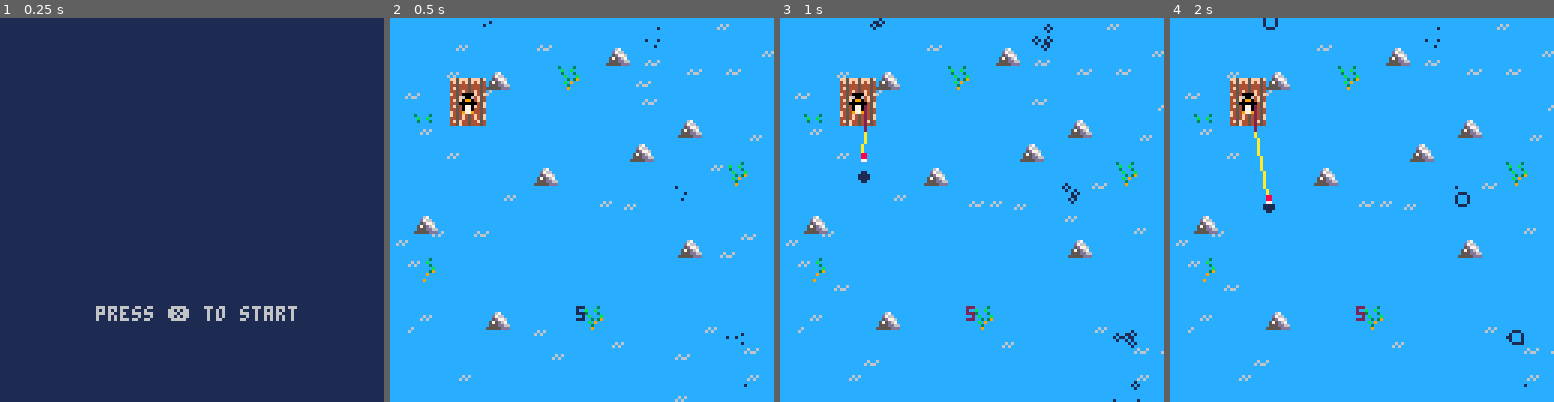
Above: before the commit, frames 1-4 (left to right).
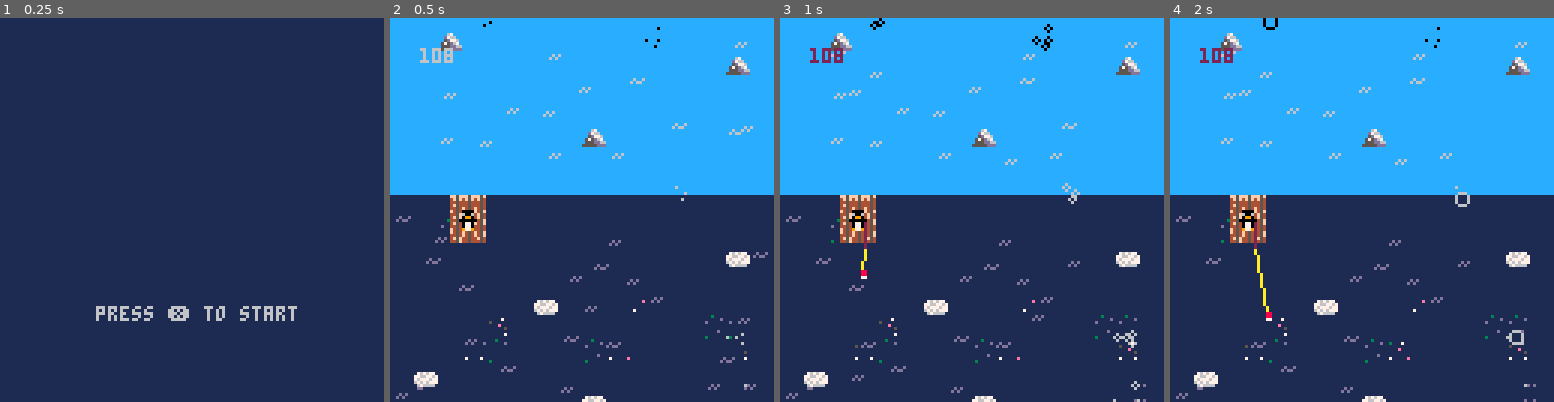
Above: after the commit, the same moments.

Repository: camirmas/carts
Game: PICO-8 cartridge projects/jam.p8
Same seed, same stepped clock (60 frames per second), same inputs: the game is played once before the commit and once after it.
Inputs:
- Up to frame 1 (0.25 s): no input
- Up to frame 2 (0.5 s): tap X (X key) at 0.33 s
- Up to frame 3 (1 s): tap O (Z key) at 0.7 s
- Up to frame 4 (2 s): tap X (X key) at 1.07, 1.85 s; hold Right from 1.6 s (still down); tap O (Z key) at 1.7 s

Frame 1 is identical in both runs. In frame 2, 58% of the frame differs, in the area x 0-100%, y 0-100%; in frame 3, 58%; in frame 4, 58%.

Commit message:
Update map + map loading

Diff:
--- a/projects/jam.p8
+++ b/projects/jam.p8
@@ -11,7 +11,10 @@
 k_down=3
 k_O = 4
 k_X = 5
-k_rock = 19
+k_rock_start = 19
+k_rock_ice = 50
+k_rocks = {k_rock_start, k_rock_ice}
+k_ice_block = 49
 k_hook = 11 -- soon to have more
 k_alert = 21
 
@@ -110,18 +113,27 @@
 -- map regions
 regions = {
 	start = {
+		id = 1,
 		fish = {fish.bass, fish.salmon},
 		junk = {junk.metal, junk.wood}
 	},
-	island = 1,
-	ice = 2,
-	junk = 3
+	island = {
+		id = 2
+	},
+	ice = {
+		id = 3,
+		fish = {fish.salmon},
+		junk = {junk.metal}
+	},
+	junk = {
+		id = 4
+	}
 }
 
 function get_region(x, y)
     -- Define the quadrant boundaries
     local half_width = 128 * 8 / 2
-    local half_height = 32 * 8 / 2
+    local half_height = 64 * 8 / 2
 
     -- Determine the quadrant based on x, y location
     if x < half_width and y < half_height then
@@ -227,11 +239,22 @@
 
 function create_waves()
 	for i=1,n_waves do
-		local k = rnd() > .5 and 17 or 18
+		local x = cam.x + flr(rnd(128))
+		local y = cam.y + flr(rnd(128))
+		local r = get_region(x, y)
+
+		local k
+		if (r == regions.start) then
+			k = rnd() > .5 and 17 or 18
+		elseif (r == regions.ice) then
+			k =  rnd() > .5 and 51 or 52
+		end
+
 		local wave = {
-			x = cam.x + flr(rnd(128)),
-			y = cam.y + flr(rnd(128)),
+			x = x,
+			y = y,
 			k = k,
+			region = r,
 			lifetime = rnd(30 * 2), -- sec @ 30fps
 			t = 0, -- time alive
 
@@ -249,7 +272,9 @@
 			end,
 
 			draw = function(self)
+				palt(12, true)
 				spr(self.k, self.x, self.y)
+				palt(12, false)
 			end,
 		}
 		add(waves, wave)
@@ -290,14 +315,15 @@
 
 
 function create_fishing_spot(x, y, is_junk)
-	x = x or (cam.x + flr(rnd(128)))
-	y = y or (cam.y + flr(rnd(128)))
+	x = (x or cam.x) + flr(rnd(128))
+	y = (y or cam.y) + flr(rnd(128))
+	local r = get_region(x, y)
 	local lifetime = rnd(30 * 20)
 
 	local spot = {
 		x = x,
 		y = y,
-		region = get_region(x, y),
+		region = r,
 		hitbox = {x=-8, y=-8, w=16, h=16},
 		t = lifetime, -- time remaining
 		time_to_bite = 0, -- time until bite
@@ -412,10 +438,12 @@
 	if (is_junk) return spot
 
 	local n_bubbles = max(3, flr(rnd(6)))
+
 	for i=1,n_bubbles do
 		local bubble = {
 			x = spot.x + 2 * gauss_rng(),
 			y = spot.y + 2 * gauss_rng(),
+			region = spot.region,
 			r_max = max(2, 2.7 * gauss_rng()),
 			dr = .1,
 			r = 0,
@@ -432,7 +460,14 @@
 			end,
 
 			draw = function(self)
-				circ(self.x, self.y, self.r, 1)
+				local col
+				if self.regions == regions.start then
+					col = 1
+				elseif self.region == regions.ice then
+					col = 6
+				end
+
+				circ(self.x, self.y, self.r, col)
 			end
 		}
 		add(spot.bubbles, bubble)
@@ -895,15 +930,30 @@
 end
 
 function create_rock(x, y)
-    local r = create_obs(x, y, k_rock)
-    r.hitbox = {x=1, y=3, w=7, h=5}
+	local r = get_region(x, y)
+
+	local k
+	if (r == regions.start) then
+		k = k_rock_start
+	elseif (r == regions.ice) then
+		k = k_rock_ice
+	end
+    local rock = create_obs(x, y, k)
+    rock.hitbox = {x=1, y=3, w=7, h=5}
+
+    return rock
+end
+
+function create_ice_block(x, y)
+    local r = create_obs(x, y, k_ice_block)
+    r.hitbox = {x=1, y=4, w=7, h=4}
 
     return r
 end
 
 function start_game()
 	states:update_state(states.game)
-	player = create_player(20, 20)
+	player = create_player(20, 32 * 8)
 	cam = {x=0, y=0}
 	backpack_ui = create_backpack_ui()
 
@@ -1118,8 +1168,8 @@
 
 			-- update camera based on player loc
 			cam = {
-				x = mid(0, player.x - 63 + 4, 16*8-1),
-				y = mid(0, player.y - 63 + 4, 16*8-1)
+				x = mid(0, player.x - 63 + 4, 128*8-1),
+				y = mid(0, player.y - 63 + 4, 32*8-1)
 			}
 
 			for wave in all(waves) do
@@ -1134,7 +1184,7 @@
 				part:update()
 			end
 
-			debug = "" .. #fishing_spots
+			debug = "" .. #objects
 			if (#waves < n_waves_max) create_waves()
 			if (#fishing_spots < n_fishing_spots) create_fishing_spots()
 			local spd = magnitude(player.spd.x, player.spd.y)
@@ -1142,6 +1192,7 @@
 		end,
 		_draw = function()
 			cls()
+			-- palt(0, true)
 			map()
 
 			camera(cam.x, cam.y)
@@ -1168,8 +1219,9 @@
 			if (backpack_ui.enabled) backpack_ui:draw()
 
 			-- debug = "missed: " .. missed
-
-			print(debug, (128-#debug*4)/2, 12*8)
+			-- debug = "" .. get_region(player.x, player.y).id
+
+			print(debug, cam.x + 10, cam.y + 10)
 		end
 	},
 	update_state = function(self, s)
@@ -1179,13 +1231,24 @@
 	end
 }
 
-function load_room()
+function contains(table, element)
+	for _, value in pairs(table) do
+		if value == element then
+			return true
+		end
+	end
+	return false
+end
+
+function load_map()
     -- TODO: load objects based on camera view
-    for x=1,15 do
-        for y=1,15 do
+    for x=1,128 do
+        for y=1,64 do
             local tile = mget(x, y)
-            if tile == k_rock then
+            if contains(k_rocks, tile) then
                 add(objects, create_rock(x*8, y*8))
+			elseif tile == k_ice_block then
+				add(objects, create_ice_block(x*8, y*8))
 			end
         end
     end
@@ -1195,7 +1258,7 @@
 
 function _init()
 	states:update_state(states.start)
-	load_room()
+	load_map()
 	-- music(0)
 end
 
@@ -1329,49 +1392,49 @@
 
 
 __gff__
-0000000000000000000000000000000000000001000000000000000000000000000000000000000000000000000000000000000000000000000000000000000000000000000000000000000000000000000000000000000000000000000000000000000000000000000000000000000000000000000000000000000000000000
+0000000000000000000000000000000000000001000000000000000000000000000000000000000000000000000000000001010000000000000000000000000000000000000000000000000000000000000000000000000000000000000000000000000000000000000000000000000000000000000000000000000000000000
 0000000000000000000000000000000000000000000000000000000000000000000000000000000000000000000000000000000000000000000000000000000000000000000000000000000000000000000000000000000000000000000000000000000000000000000000000000000000000000000000000000000000000000
 __map__
 0101010101010101010101010101010101010101010101010101010101010101010101010101010101010101010101010101010101010101010101010101010101010101010101010101010101010101010101010101010101010101010101010101010101010101010101010101010101010101010101010101010101010101
-0101010101010101011301010101010101010101010101010101010101010101010101010101010101010101010101010101010101010101010101010101010101010101010101010101010101010101010101010101010101010101010101010101010101010101010101010101010101010101010101010101010101010101
-0101010113010114010101010101010101010101010101010101010101010101010101010101010101010101010101010101010101010101010101010101010101010101010101010101010101010101010101010101010101010101010101010101010101010101010101010101010101010101010101010101010101010101
-0101010101010101010101010303010101010101010101010101010101010101010101010101010101010101010101010101010101010101010101010101010101010101010101010101010101010101010101010101010101010101010101010101010101010101010101010101010101010101010101010101010101010101
-0114010101010101010101011303010101010101010101010101010101010101010101010101010101010101010101010101010101010101010101010101010101010101010101010101010101010101010101010101010101010101010101010101010101010101010101010101010101010101010101010101010101010101
-0101010101010101010113010303010101010101010101010101010101010101010101010101010101010101010101010101010101010101010101010101010101010101010101010101010101010101010101010101010101010101010101010101010101010101010101010101010101010101010101010101010101010101
+0101010101010101011301010101010101010101010101010113010101010101010101010101010101010101130101010101010101131313010101010101010101010101010101010101010101010101010101010101010101010101010101010101010101010101010101010101010101010101010101010101010101010101
+0101010113010114010101010101010101010101010101010101010101010101010101011401010101010101010101010101010113010114130101010101010101010101010101010101010101010101010101010101010101010101010101010101010101010101010101010101010101010101010101010101010101010101
+0101010101010101010101010101010101010101010101010101010114010101130101010101010101010101010101010101011301010101011301010101010101010101010101010101010101010101010101010101010101010101010101010101010101010101010101010101010101010101010101010101010101010101
+0114010101010101010101011301010101010101010101010101010101010101010101010101010101010101010101010101010113010101130101010101010101010101010101010101010101010101010101010101010101010101010101010101010101010101010101010101010101010101010101010101010101010101
+0101010101010101010101010101010101010101011301010101010101010101010101010101010101010114010101010101010101131313010101010101010101010101010101010101010101010101010101010101010101010101010101010101010101010101010101010101010101010101010101010101010101010101
 0101010101011301010101010101140101010101010101010101010101010101010101010101010101010101010101010101010101010101010101010101010101010101010101010101010101010101010101010101010101010101010101010101010101010101010101010101010101010101010101010101010101010101
 0101010101010101010101010101010101010101010101010101010101010101010101010101010101010101010101010101010101010101010101010101010101010101010101010101010101010101010101010101010101010101010101010101010101010101010101010101010101010101010101010101010101010101
-0113010101010101010101010101010101010101010101010101010101010101010101010101010101010101010101010101010101010101010101010101010101010101010101010101010101010101010101010101010101010101010101010101010101010101010101010101010101010101010101010101010101010101
-0101010101010101010101011301010101010101010101010101010101010101010101010101010101010101010101010101010101010101010101010101010101010101010101010101010101010101010101010101010101010101010101010101010101010101010101010101010101010101010101010101010101010101
-0114010101010101010101010101010101010101010101010101010101010101010101010101010101010101010101010101010101010101010101010101010101010101010101010101010101010101010101010101010101010101010101010101010101010101010101010101010101010101010101010101010101010101
+0113010101010101010101010101010101010101010101010101010101010101010114010101010101010101010101010101010101010101010101010101010101010101010101010101010101010101010101010101010101010101010101010101010101010101010101010101010101010101010101010101010101010101
+0101010101010101010101011301010101010101010101010101010101010101010101010101010101010101010101130113010101010101010101010101010101010101010101010101010101010101010101010101010101010101010101010101010101010101010101010101010101010101010101010101010101010101
+0114010101010101010101010101010101010101010101010101010101010101010101010101010101010101010101011301010101010101010101010101010101010101010101010101010101010101010101010101010101010101010101010101010101010101010101010101010101010101010101010101010101010101
+0101010101010101010101010101010101010101010101011401010101130101010101010101011301010101010101010101010114010101010101010101010101010101010101010101010101010101010101010101010101010101010101010101010101010101010101010101010101010101010101010101010101010101
+0101010113010101140101010101010101010101130101010101010101010101010101010101010101011401010101010101010101010101010101010101010101010101010101010101010101010101010101010101010101010101010101010101010101010101010101010101010101010101010101010101010101010101
 0101010101010101010101010101010101010101010101010101010101010101010101010101010101010101010101010101010101010101010101010101010101010101010101010101010101010101010101010101010101010101010101010101010101010101010101010101010101010101010101010101010101010101
-0101010113010101140101010101010101010101010101010101010101010101010101010101010101010101010101010101010101010101010101010101010101010101010101010101010101010101010101010101010101010101010101010101010101010101010101010101010101010101010101010101010101010101
+0101010101010101010101010101010101010101010101010101010101010101010114010101010101010101010101010101010101010101010101010101010101010101010101010101010101010101010101010101010101010101010101010101010101010101010101010101010101010101010101010101010101010101
+0101010101010101140101010113010101010101010101010101010101010101010101010101010101010101010101010101010101010101010101010101010101010101010101010101010101010101010101010101010101010101010101010101010101010101010101010101010101010101010101010101010101010101
+0101010101010101010101010101010101011401010101010113010101010101130101010101010101010101010101010101010101010101010101010101010101010101010101010101010101010101010101010101010101010101010101010101010101010101010101010101010101010101010101010101010101010101
+0101010101010101010101010101010101010101010101010101010101010101011301010101010101010101010101010101010101010101010101010101010101010101010101010101010101010101010101010101010101010101010101010101010101010101010101010101010101010101010101010101010101010101
+0101011301010101010101010101010101010101010101010101010101010101010101010101010101010113010101010101010113010113010101010101010101010101010101010101010101010101010101010101010101010101010101010101010101010101010101010101010101010101010101010101010101010101
+0101010101010101010101010101010101010101010101010101010114010101010101010101010101010101010101010101010101010101010101010101010101010101010101010101010101010101010101010101010101010101010101010101010101010101010101010101010101010101010101010101010101010101
+0101010101010101010101011301010101010101011301010101010101010101010101010101010101010101010101010101010101010101010101010101010101010101010101010101010101010101010101010101010101010101010101010101010101010101010101010101010101010101010101010101010101010101
+0114010101010101010101010101010101010101010101010101011301010101010101010101010101010101010101010101010101010101010101010101010101010101010101010101010101010101010101010101010101010101010101010101010101010101010101010101010101010101010101010101010101010101
+0101010101010101010101010101010114010101010101010101010101010101010113010101010101011401010101010101010101010101010101010101010101010101010101010101010101010101010101010101010101010101010101010101010101010101010101010101010101010101010101010101010101010101
+0101010101010101010101010101010101010101010101010101011401010101010101010101010101010101010101010101010101010101010101010101010101010101010101010101010101010101010101010101010101010101010101010101010101010101010101010101010101010101010101010101010101010101
+0101010101010101010101010101010101010101010101010101010101010101010101010101010101010101010101010101010101010101010114010101010101010101010101010101010101010101010101010101010101010101010101010101010101010101010101010101010101010101010101010101010101010101
+0101130101010101010101010101010101010101010101010101010101010101010101010101010101010101010101010101010101011301010101010101010101010101010101010101010101010101010101010101010101010101010101010101010101010101010101010101010101010101010101010101010101010101
+0101010101010101010101010101130101010101010101010101010101010101140101010101010101010101010101010101010101010101010101010101010101010101010101010101010101010101010101010101010101010101010101010101010101010101010101010101010101010101010101010101010101010101
+0101010101010101010101010101010101010101010101010101010101010101010101010101130101010101010101130101010101010101010101010101010101010101010101010101010101010101010101010101010101010101010101010101010101010101010101010101010101010101010101010101010101010101
+0101010101010101010101010101010101010101010101130101010101010101010101010101010101010101010101010101010101010101010101010101010101010101010101010101010101010101010101010101010101010101010101010101010101010101010101010101010101010101010101010101010101010101
+0101010101010101130101010101010101010101010101010101010101010101010101010101010101010101010101010101010101010101010101010101010101010101010101010101010101010101010101010101010101010101010101010101010101010101010101010101010101010101010101010101010101010101
+0101010101010101010101010101010101010101010101010101011301010101010101010101010101010101010101010101010101010101010101010101010101010101010101010101010101010101010101010101010101010101010101010101010101010101010101010101010101010101010101010101010101010101
 0101010101010101010101010101010101010101010101010101010101010101010101010101010101010101010101010101010101010101010101010101010101010101010101010101010101010101010101010101010101010101010101010101010101010101010101010101010101010101010101010101010101010101
-0101010101010101010101010101010101010101010101010101010101010101010101010101010101010101010101010101010101010101010101010101010101010101010101010101010101010101010101010101010101010101010101010101010101010101010101010101010101010101010101010101010101010101
-0101010101010101010101010101010101010101010101010101010101010101010101010101010101010101010101010101010101010101010101010101010101010101010101010101010101010101010101010101010101010101010101010101010101010101010101010101010101010101010101010101010101010101
-0101010101010101010101010101010101010101010101010101010101010101010101010101010101010101010101010101010101010101010101010101010101010101010101010101010101010101010101010101010101010101010101010101010101010101010101010101010101010101010101010101010101010101
-0101010101010101010101010101010101010101010101010101010101010101010101010101010101010101010101010101010101010101010101010101010101010101010101010101010101010101010101010101010101010101010101010101010101010101010101010101010101010101010101010101010101010101
-0101010101010101010101010101010101010101010101010101010101010101010101010101010101010101010101010101010101010101010101010101010101010101010101010101010101010101010101010101010101010101010101010101010101010101010101010101010101010101010101010101010101010101
-0101010101010101010101010101010101010101010101010101010101010101010101010101010101010101010101010101010101010101010101010101010101010101010101010101010101010101010101010101010101010101010101010101010101010101010101010101010101010101010101010101010101010101
-0101010101010101010101010101010101010101010101010101010101010101010101010101010101010101010101010101010101010101010101010101010101010101010101010101010101010101010101010101010101010101010101010101010101010101010101010101010101010101010101010101010101010101
-0101010101010101010101010101010101010101010101010101010101010101010101010101010101010101010101010101010101010101010101010101010101010101010101010101010101010101010101010101010101010101010101010101010101010101010101010101010101010101010101010101010101010101
-0101010101010101010101010101010101010101010101010101010101010101010101010101010101010101010101010101010101010101010101010101010101010101010101010101010101010101010101010101010101010101010101010101010101010101010101010101010101010101010101010101010101010101
-0101010101010101010101010101010101010101010101010101010101010101010101010101010101010101010101010101010101010101010101010101010101010101010101010101010101010101010101010101010101010101010101010101010101010101010101010101010101010101010101010101010101010101
-0101010101010101010101010101010101010101010101010101010101010101010101010101010101010101010101010101010101010101010101010101010101010101010101010101010101010101010101010101010101010101010101010101010101010101010101010101010101010101010101010101010101010101
-0101010101010101010101010101010101010101010101010101010101010101010101010101010101010101010101010101010101010101010101010101010101010101010101010101010101010101010101010101010101010101010101010101010101010101010101010101010101010101010101010101010101010101
-0101010101010101010101010101010101010101010101010101010101010101010101010101010101010101010101010101010101010101010101010101010101010101010101010101010101010101010101010101010101010101010101010101010101010101010101010101010101010101010101010101010101010101
-0101010101010101010101010101010101010101010101010101010101010101010101010101010101010101010101010101010101010101010101010101010101010101010101010101010101010101010101010101010101010101010101010101010101010101010101010101010101010101010101010101010101010101
-0101010101010101010101010101010101010101010101010101010101010101010101010101010101010101010101010101010101010101010101010101010101010101010101010101010101010101010101010101010101010101010101010101010101010101010101010101010101010101010101010101010101010101
-0101010101010101010101010101010101010101010101010101010101010101010101010101010101010101010101010101010101010101010101010101010101010101010101010101010101010101010101010101010101010101010101010101010101010101010101010101010101010101010101010101010101010101
-0101010101010101010101010101010101010101010101010101010101010101010101010101010101010101010101010101010101010101010101010101010101010101010101010101010101010101010101010101010101010101010101010101010101010101010101010101010101010101010101010101010101010101
-0101010101010101010101010101010101010101010101010101010101010101010101010101010101010101010101010101010101010101010101010101010101010101010101010101010101010101010101010101010101010101010101010101010101010101010101010101010101010101010101010101010101010101
-…(11 lines of a section not shown)…
+…(11 lines of a section not shown)…
Not shown, changed: 58 lines of the sprite sheet (__gfx__) section of projects/jam.p8
